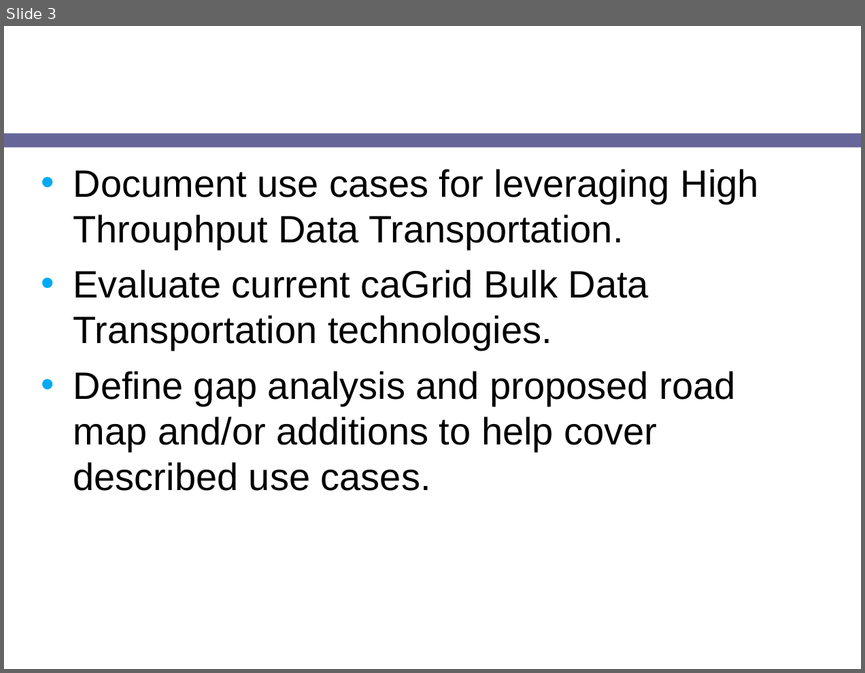
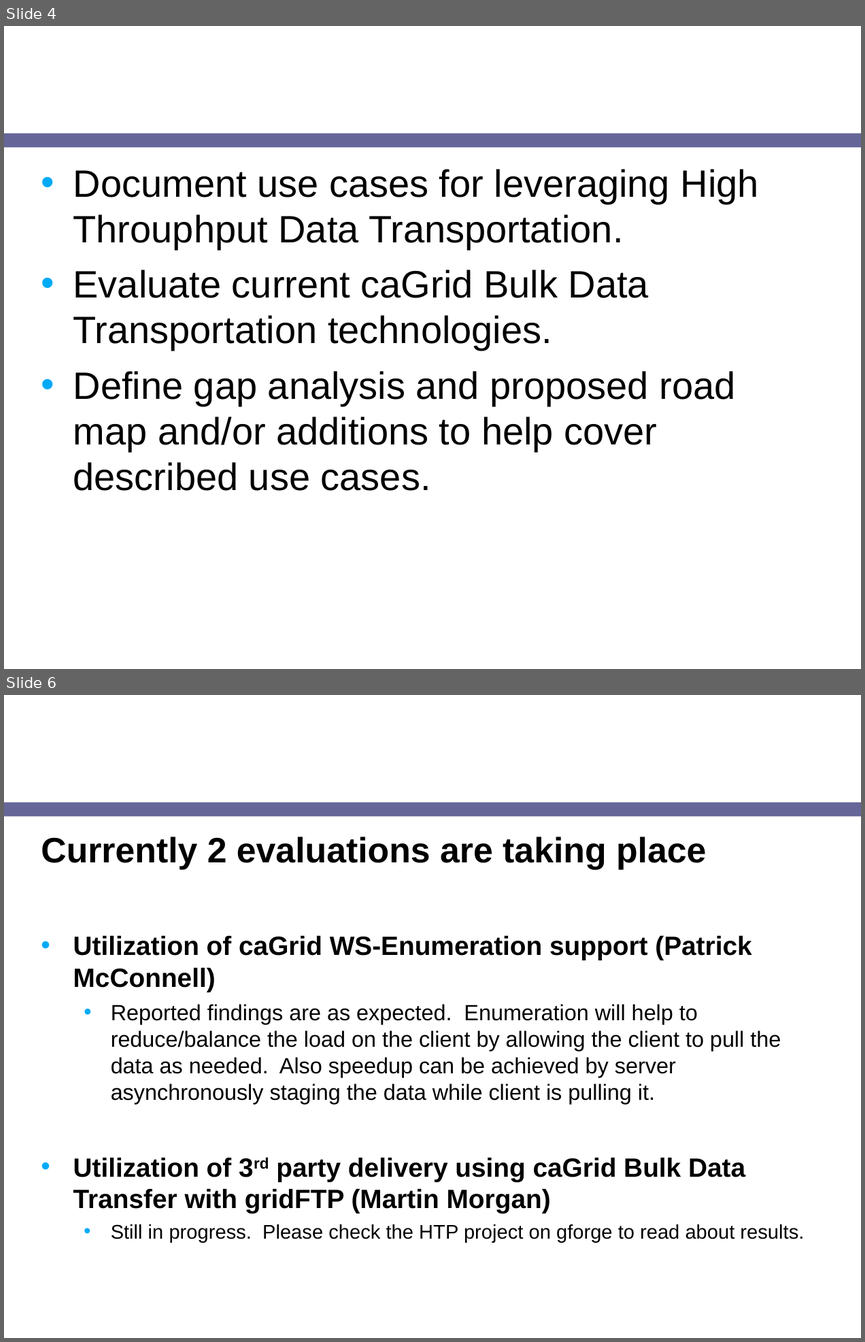
Before and after one commit to NCIP/cagrid-docs, a slide deck: presentations/200708_VCDE_ARCH/20070806_Day2_ICR-HTP-update.ppt. Shown one above the other, each under a label of ours: slide 3 before the commit, slides 4 and 6 after it; the slides between them are not shown. The pictures are 865x673 and 865x1342 pixels, drawn with LibreOffice and Linux fonts; fonts in the diff are those of the drawing; background and template pictures are left out. Boxes give left, top, right and bottom in pixels: in the first picture for what was removed or moved away, otherwise in the second. Text is boxed around its words. In the diff, an @@ line names an element or a change of style, - is before the commit and + after.

```diff
--- a/presentations/200708_VCDE_ARCH/20070806_Day2_ICR-HTP-update.ppt
+++ b/presentations/200708_VCDE_ARCH/20070806_Day2_ICR-HTP-update.ppt
@@ slide 6 added at (x1=4, y1=695, x2=861, y2=1338), background picture (left out); not listed: 1 template element that a slide beside it also shows @@
@@ title added at (x1=33, y1=695, x2=675, y2=795), 24 pt, text #FFFFFF, bold @@
+Evaluations
@@ text added at (x1=41, y1=836, x2=804, y2=1242), 18.5 pt, text #000000 @@
+Currently 2 evaluations are taking place
+• Utilization of caGrid WS-Enumeration support (Patrick McConnell)
+  • Reported findings are as expected. Enumeration will help to reduce/balance the load on the client by allowing the client to pull the data as needed. Also speedup can be achieved by server asynchronously staging the data while client is pulling it.
+• Utilization of 3rd party delivery using caGrid Bulk Data Transfer with gridFTP (Martin Morgan)
+  • Still in progress. Please check the HTP project on gforge to read about results.
@@ what was slide 3 is now slide 4 @@
```
Also in this commit, not shown: 1 slide changed, 1 other slide added, 1 slide removed.
